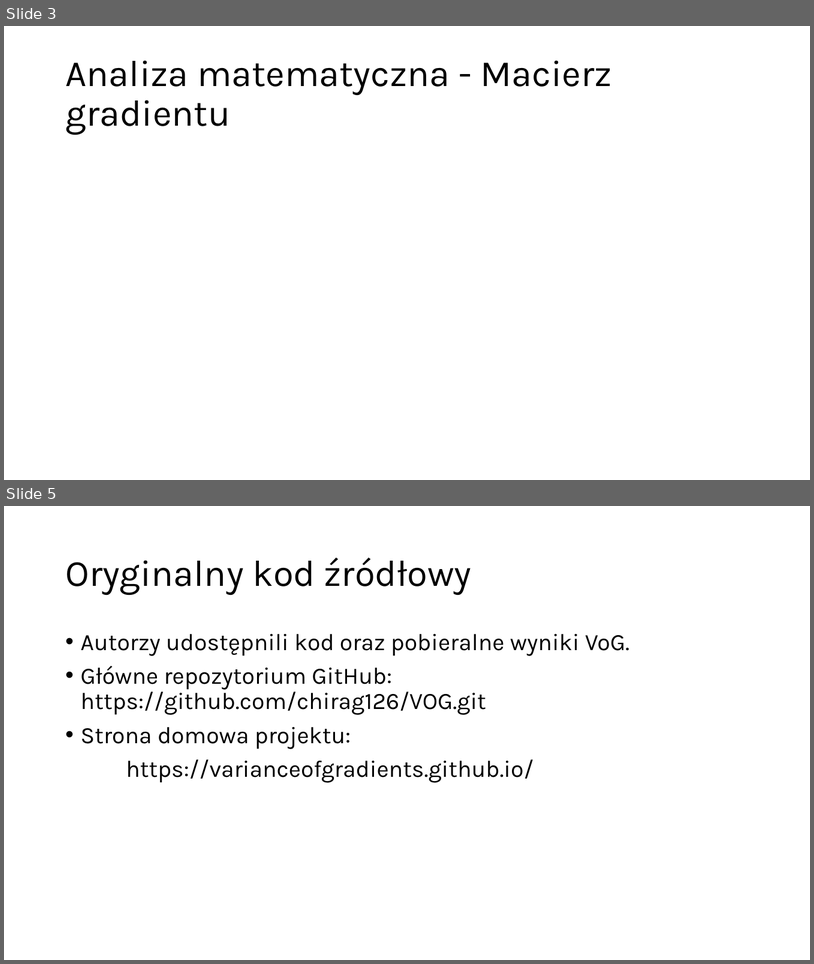
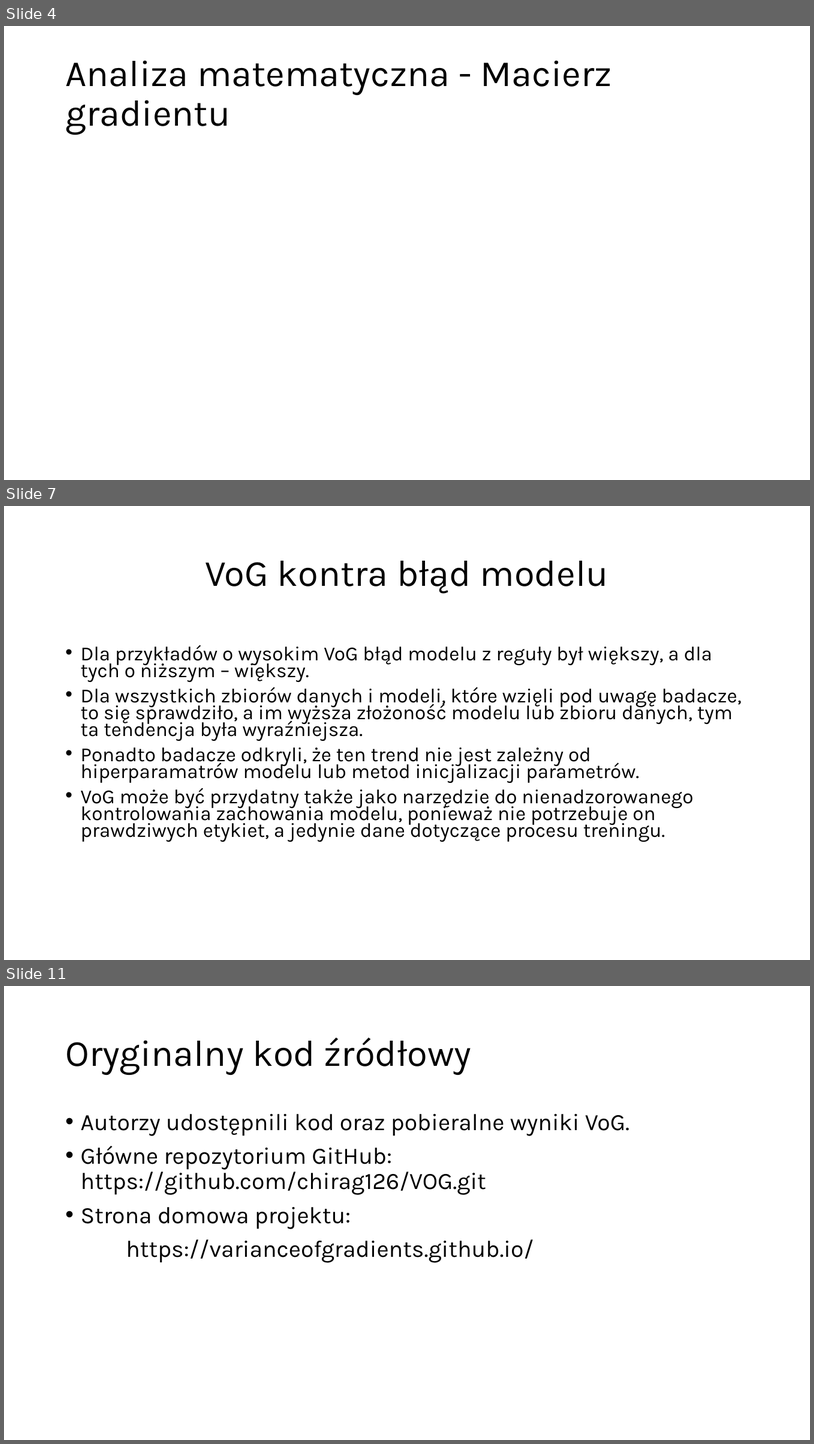
Before and after one commit to Fichey/Impact-of-Data-Ranking-on-Training-Dynamics, a slide deck: Analiza Teoretyczna Metryki VoG.pptx. Shown one above the other, each under a label of ours: slides 3 and 5 before the commit, slides 4, 7 and 11 after it; the slides between them are not shown. The pictures are 814x964 and 814x1444 pixels, drawn with LibreOffice and Linux fonts; fonts in the diff are those of the drawing; grey boxes stand for pictures. Boxes give left, top, right and bottom in pixels: in the first picture for what was removed or moved away, otherwise in the second. Text is boxed around its words. In the diff, an @@ line names an element or a change of style, - is before the commit and + after.

```diff
--- a/Analiza Teoretyczna Metryki VoG.pptx
+++ b/Analiza Teoretyczna Metryki VoG.pptx
@@ slide 7 added at (4,506,810,960), background #FFFFFF @@
@@ title added at (205,561,609,594), 44 pt, text #000000 @@
+VoG kontra błąd modelu
@@ text added at (81,645,742,841), 23.8 pt, text #000000 @@
+• Dla przykładów o wysokim VoG błąd modelu z reguły był większy, a dla tych o niższym – większy.
+• Dla wszystkich zbiorów danych i modeli, które wzięli pod uwagę badacze, to się sprawdziło, a im wyższa złożoność modelu lub zbioru danych, tym ta tendencja była wyraźniejsza.
+• Ponadto badacze odkryli, że ten trend nie jest zależny od hiperparamatrów modelu lub metod inicjalizacji parametrów.
+• VoG może być przydatny także jako narzędzie do nienadzorowanego kontrolowania zachowania modelu, ponieważ nie potrzebuje on prawdziwych etykiet, a jedynie dane dotyczące procesu treningu.
@@ what was slide 3 is now slide 4 @@
@@ what was slide 5 is now slide 11 @@
```
Also in this commit, not shown: 2 slides changed, 5 other slides added.
